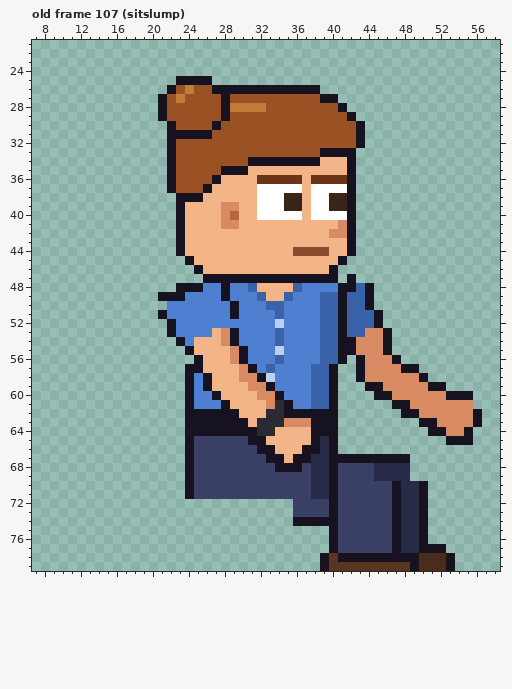
A pixel-art file gets an edit: sprites/custom/custom_intern_bun_right_anim.aseprite. That is the earlier state.
64x80 pixels, 129 frames. Colours within 5 levels of each other are drawn and written as one. Shown: old frame 107 (sitslump): x 7..58, y 21..79. The commit also changed other frames, which this record leaves out.
After:
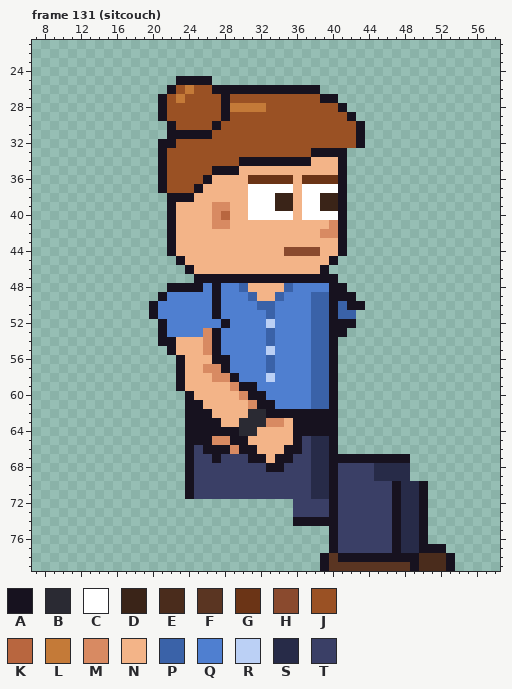
Palette (. is transparent): A #17121f  B #2a2a33  C #ffffff  D #3a2418  E #4a2c1c  F #5a3522  G #6b3416  H #8a4a2e  J #9a5124  K #b8663f  L #c47a38  M #d88a62  N #f3b488  P #3a62a8  Q #4f7fd0  R #bbd0f5  S #272b48  T #3a3f66
A new or re-ordered frame is compared with the old frame closest to it.
The edit:
frames 129 -> 135
Changed rows in their new state; - is an unchanged pixel.
Frame 131 (sitcouch) is new; against old frame 107 (sitslump):
first column x 20:
32 -A-----------------------------------
33 -AJ---------------A---.--------------
34 -AJ-------A-------N--A.--------------
35 -AJ----A--N----------A.--------------
36 -AJ---AN---G----NG---A.--------------
37 -AJ--AN----C----NC---A.--------------
38 --A--N-----C--D-NC-D-A.--------------
39 --AN---M-N-C--D-NC-D-A.--------------
40 --AN---MKN-C----NC---A.--------------
41 --AN---M-N----------MA.--------------
42 --AN---------------M-A.--------------
43 --AN-----------------A.--------------
44 --AN-----------H---N-A.--------------
45 ---AN---------------A.---------------
46 ----AN-------------A.----------------
47 -----A----------------.--------------
48 --A----AQ-PN---PQ---A-...------------
49 --QQ---AQ--PN-PQ--P-A-A..------------
50 AQ-----A-Q--P-Q---P-APAA.------------
51 AQ-----A-Q---PQ---P-AP-...-----------
52 -AQ-----A----RQ---P-A-A...-----------
53 -AQ---MAQQ---PQ---P-A-.....----------
54 -AANN-MAQQ---PQ---P-A......----------
55 --ANN-MAQQQ--RQ---P-A......----------
56 ---ANN-AAQQ--PQ---P-A.-.....---------
57 ---ANNMMAQQQ-----------.......-------
58 ---ANNNMMAQQQ----------........------
59 ---ANNN--MAAQQ----------.........----
60 -----NNN--MAAQQ----------...........-
61 -----ANNN--MAAQQ-----------.........-
62 -------NNN-BBAA-------------.........
63 --------NNBB-MMNAA------------.......
64 ----------BBNN--AA-------------.....-
65 -----AAMMAANN---ATS--------------...-
66 ------AAAMAANN-AATS------------------
67 -------A---AAN-ATT-------------------
68 -------------A-TT--------------------
Where, in picture pixels (left, top, right, bottom), the same in both pictures:
changed: (149, 139, 482, 472)
